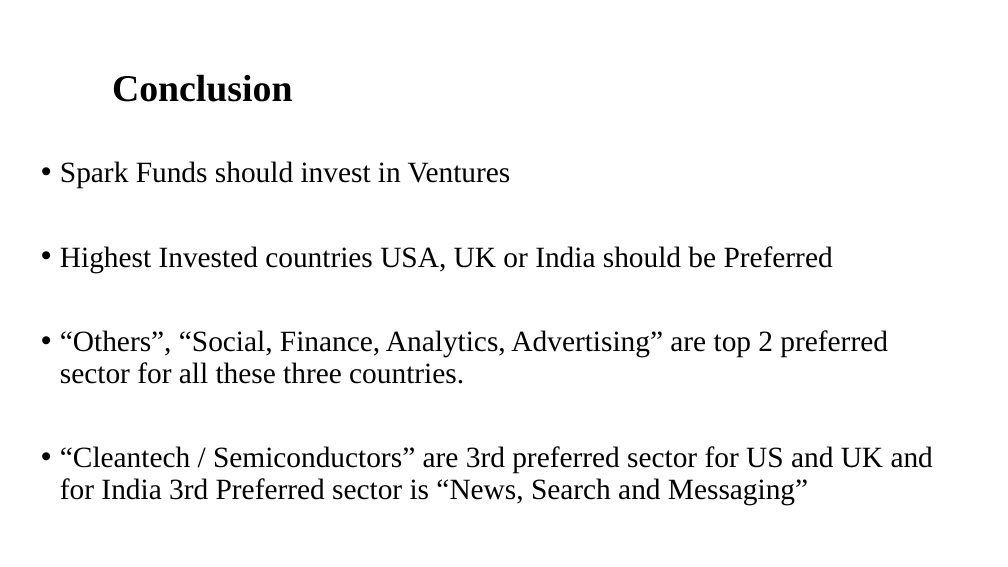
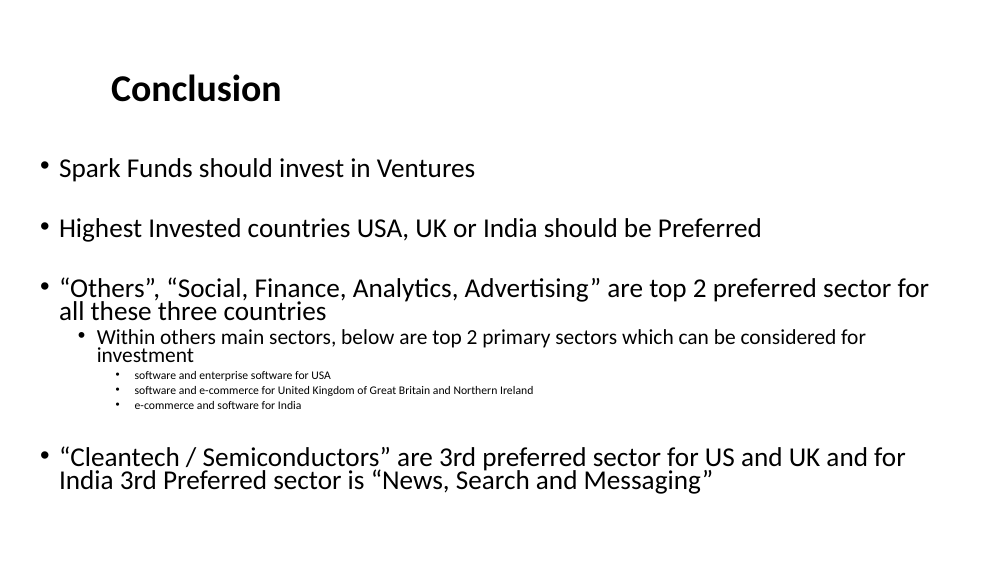
Before and after one commit to sureshballa/data-science-projects, a slide deck: slide 10 of Investment-case-study-group-project/Spark Funds Presentation - V2.pptx. Drawn at 1008x567 pixels with LibreOffice and Linux fonts; fonts in the diff are those of the drawing; background and template pictures are left out. Boxes give left, top, right and bottom in pixels: in the first picture for what was removed or moved away, otherwise in the second. Text is boxed around its words. In the diff, an @@ line names an element or a change of style, - is before the commit and + after.

Commit message:
Final updates to slide deck and R code to include top 2 primary sectors within each Others main sector for all three countries

```diff
--- a/Investment-case-study-group-project/Spark Funds Presentation - V2.pptx
+++ b/Investment-case-study-group-project/Spark Funds Presentation - V2.pptx
@@ title "Conclusion" at (111, 74, 282, 102): font Times New Roman to Calibri @@
@@ text at (59, 158, 906, 494): size 28 to 25.9 pt, font Times New Roman to Calibri in "Spark Funds should invest in Ventures", "Highest Invested countries USA, UK or India ...", "“Cleantech / Semiconductors” are 3rd preferred sector ..."; line spacing 0.9 to 0.7 @@
@@ text at (59, 277, 930, 409): text changed; size 28 to 11.1 pt; font Times New Roman to Calibri @@
-• “Others”, “Social, Finance, Analytics, Advertising” are top 2 preferred sector for all these three countries.
+• “Others”, “Social, Finance, Analytics, Advertising” are top 2 preferred sector for all these three countries
+  • Within others main sectors, below are top 2 primary sectors which can be considered for investment
+    • software and enterprise software for USA
+    • software and e-commerce for United Kingdom of Great Britain and Northern Ireland
+    • e-commerce and software for India
```
Also in this commit, not shown: 9 other slides changed, 2 other files.
